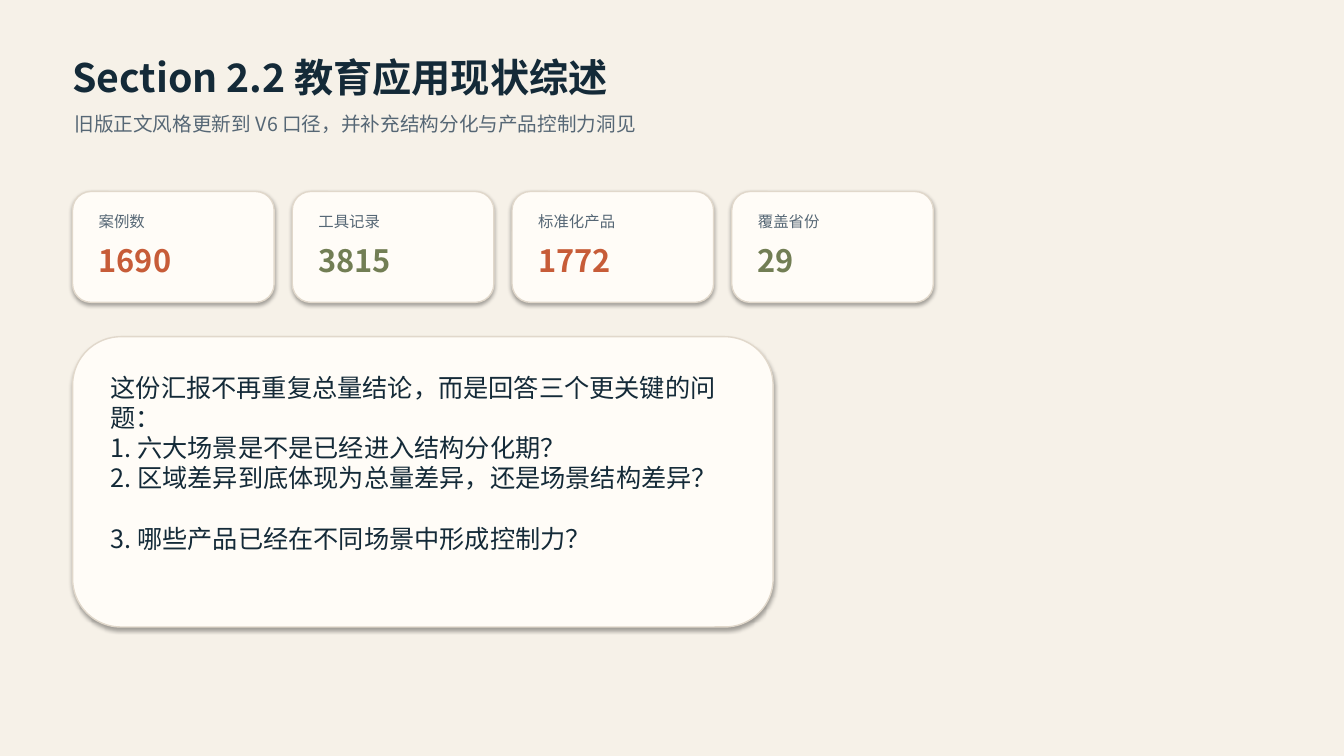
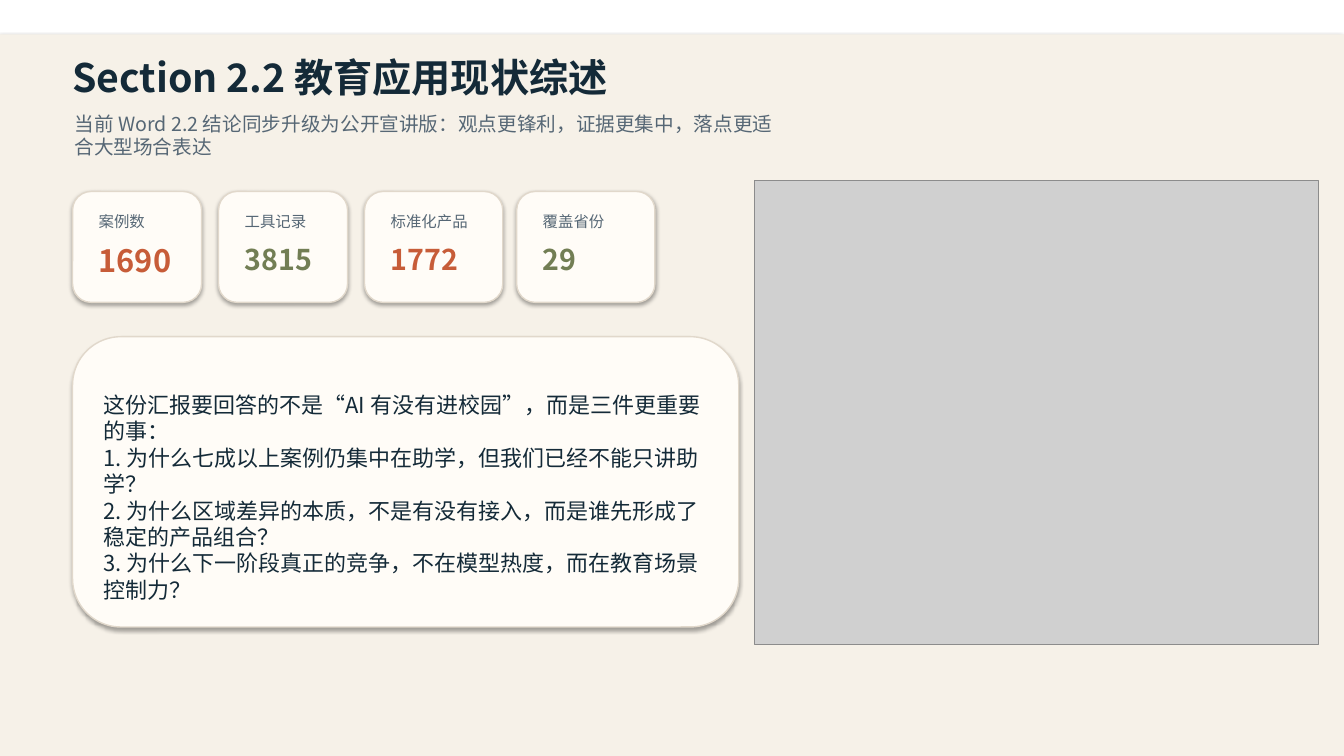
Before and after one commit to nijisakai/ai-edu-research, a slide deck: slide 1 of Section_2.2_应用现状综述_汇报版.pptx. Drawn at 1344x756 pixels with LibreOffice and Linux fonts; fonts in the diff are those of the drawing; grey boxes stand for pictures. Boxes give left, top, right and bottom in pixels: in the first picture for what was removed or moved away, otherwise in the second. Text is boxed around its words. In the diff, an @@ line names an element or a change of style, - is before the commit and + after.

```diff
--- a/Section_2.2_应用现状综述_汇报版.pptx
+++ b/Section_2.2_应用现状综述_汇报版.pptx
@@ rectangle: place and size @@
-rectangle at [0, 0, 1344, 756]
+rectangle at [0, 34, 1344, 756]
@@ text at [74, 114, 772, 156]: text changed @@
-旧版正文风格更新到 V6 口径，并补充结构分化与产品控制力洞见
+当前 Word 2.2 结论同步升级为公开宣讲版：观点更锋利，证据更集中，落点更适合大型场合表达
@@ rounded rectangle: place and size @@
-rounded rectangle at [73, 192, 274, 302]
+rounded rectangle at [73, 192, 202, 302]
@@ rounded rectangle: place and size @@
-rounded rectangle at [292, 192, 494, 302]
+rounded rectangle at [219, 192, 348, 302]
@@ text "工具记录": place and size @@
-text "工具记录" at [318, 214, 380, 229]
+text "工具记录" at [245, 215, 307, 229]
@@ rounded rectangle: place and size @@
-rounded rectangle at [512, 192, 714, 302]
+rounded rectangle at [365, 192, 503, 302]
@@ text "标准化产品": place and size @@
-text "标准化产品" at [538, 214, 615, 228]
+text "标准化产品" at [391, 214, 468, 228]
@@ rounded rectangle: place and size @@
-rounded rectangle at [732, 192, 934, 302]
+rounded rectangle at [517, 192, 655, 302]
@@ text "覆盖省份": place and size @@
-text "覆盖省份" at [758, 214, 820, 228]
+text "覆盖省份" at [543, 214, 605, 228]
@@ picture added at [755, 180, 1319, 644] @@
@@ text "3815": place and size @@
-text "3815" at [318, 249, 391, 273]
+text "3815" at [245, 248, 312, 271]
@@ text "1772": place and size @@
-text "1772" at [538, 249, 611, 272]
+text "1772" at [391, 248, 458, 270]
@@ size 22 to 20.4 pt in 3 elements at [245, 248, 312, 271], [391, 248, 458, 270], [543, 248, 577, 271] @@
@@ text "29": place and size @@
-text "29" at [758, 249, 794, 273]
+text "29" at [543, 248, 577, 271]
@@ rounded rectangle: place and size @@
-rounded rectangle at [73, 337, 773, 627]
+rounded rectangle at [73, 337, 739, 627]
@@ text at [103, 394, 700, 573]: text changed; size 18 to 15.7 pt @@
-这份汇报不再重复总量结论，而是回答三个更关键的问题：
-1. 六大场景是不是已经进入结构分化期？
-2. 区域差异到底体现为总量差异，还是场景结构差异？
-3. 哪些产品已经在不同场景中形成控制力？
+这份汇报要回答的不是“AI 有没有进校园”，而是三件更重要的事：
+1. 为什么七成以上案例仍集中在助学，但我们已经不能只讲助学？
+2. 为什么区域差异的本质，不是有没有接入，而是谁先形成了稳定的产品组合？
+3. 为什么下一阶段真正的竞争，不在模型热度，而在教育场景控制力？
```
Also in this commit, not shown: 4 other slides changed, 1 slide added, 1 slide removed, 3 other files.
